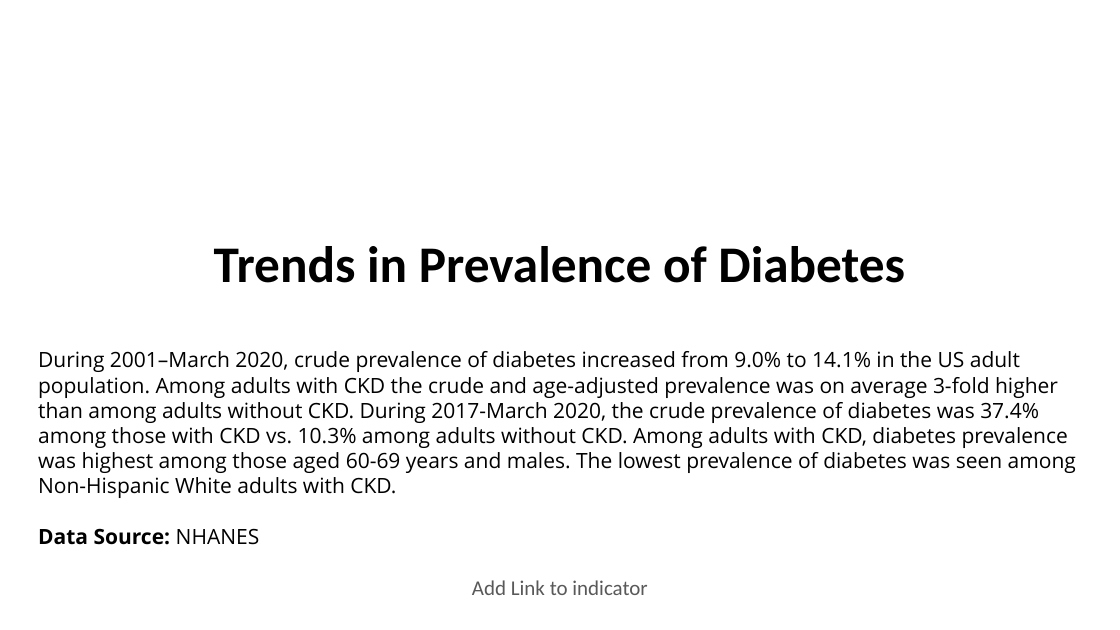
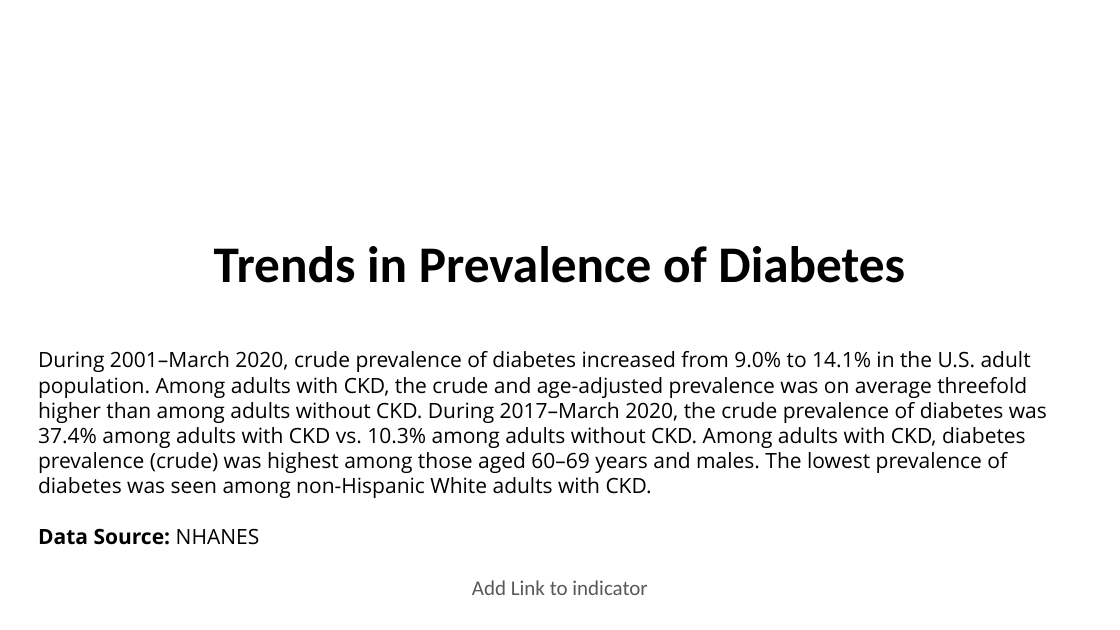
Before and after one commit to CDCgov/nccdphp-ddt-kdss, a slide deck: slide 1 of CKDSurveillance/PPT/Q806.pptx. Drawn at 1120x630 pixels with LibreOffice and Linux fonts; fonts in the diff are those of the drawing; background and template pictures are left out. Boxes give left, top, right and bottom in pixels: in the first picture for what was removed or moved away, otherwise in the second. Text is boxed around its words. In the diff, an @@ line names an element or a change of style, - is before the commit and + after.

Commit message:
Q800 PPT updated

```diff
--- a/CKDSurveillance/PPT/Q806.pptx
+++ b/CKDSurveillance/PPT/Q806.pptx
@@ text at [38,351,1047,498]: text changed @@
-During 2001–March 2020, crude prevalence of diabetes increased from 9.0% to 14.1% in the US adult population. Among adults with CKD the crude and age-adjusted prevalence was on average 3-fold higher than among adults without CKD. During 2017-March 2020, the crude prevalence of diabetes was 37.4% among those with CKD vs. 10.3% among adults without CKD. Among adults with CKD, diabetes prevalence was highest among those aged 60-69 years and males. The lowest prevalence of diabetes was seen among Non-Hispanic White adults with CKD.
+During 2001–March 2020, crude prevalence of diabetes increased from 9.0% to 14.1% in the U.S. adult population. Among adults with CKD, the crude and age-adjusted prevalence was on average threefold higher than among adults without CKD. During 2017–March 2020, the crude prevalence of diabetes was 37.4% among adults with CKD vs. 10.3% among adults without CKD. Among adults with CKD, diabetes prevalence (crude) was highest among those aged 60–69 years and males. The lowest prevalence of diabetes was seen among non-Hispanic White adults with CKD.
```
Also in this commit, not shown: 5 other slides changed, 2 other files.
